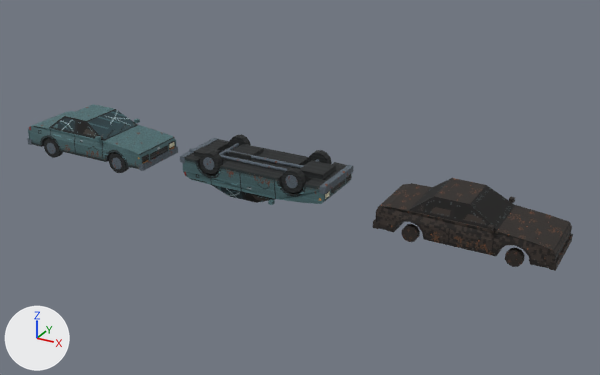
Renders of the Blender file art/models/common/cars.blend from each side of a commit.
Before and after are seen from a 50 mm camera at (17.26, -18.48, 9.67) aimed at (6.94, 0.3, 0.28). Arrows for +X, +Y and +Z are at lower left; the lights stay in place. The picture after the commit comes second.

Objects in the first picture: 'burnt_car', 'car_flipped', 'car_wreck'.
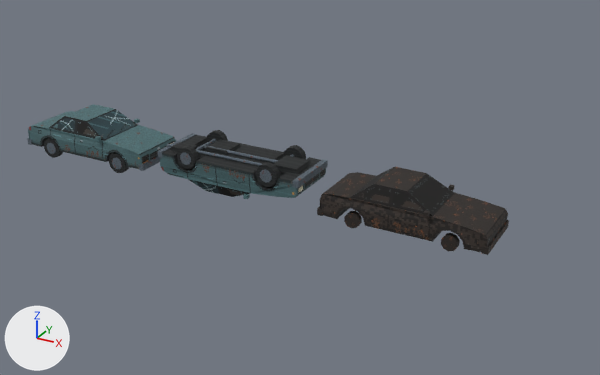
The edits, one by one:
Object 'car_flipped' (ob_car_flipped) moves from (6.0, 0.0, 0.0) to (5.2, 0.0, 0.0).
Object 'burnt_car' (ob_burnt_car) moves from (12.0, 0.0, 0.0) to (10.4, 0.0, 0.0).

Where the change shows, as pixel boxes (x1, y1, x2, y2) in the pictures (600 x 375 px):
'burnt_car', moved
    before: (373, 178, 573, 271)
    after: (317, 167, 509, 255)
'car_flipped', moved
    before: (180, 134, 354, 205)
    after: (157, 130, 328, 199)
